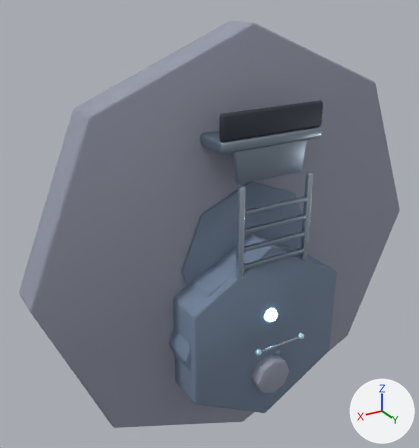
The Blender file assets-source/blender/buildings/sniper_tower.blend as it was, and as the next commit left it.
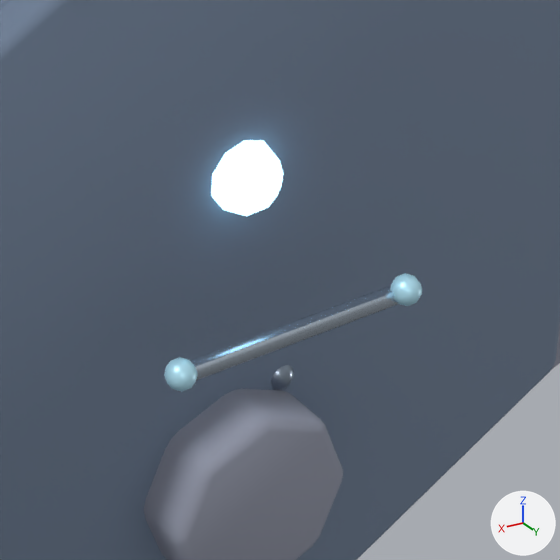
The first picture shows the older version from a camera (50 mm lens) standing at (4.45, 6.59, 5.65) and looking at (0.26, -0.39, 2.16). The close-ups show the older and then the newer version on the part from 54% to 79% of the width and 63% to 86% of the height of that picture. Only the edits that show in the close-ups are written down. Lighting does not change. The marker at lower right points along +X, +Y and +Z.

The first close-up shows 'LOD2_PROXY_base', 'identityLamp', 'plinth', 'serviceBolt.L', 'serviceBolt.R', 'servicePlate' and 3 more.
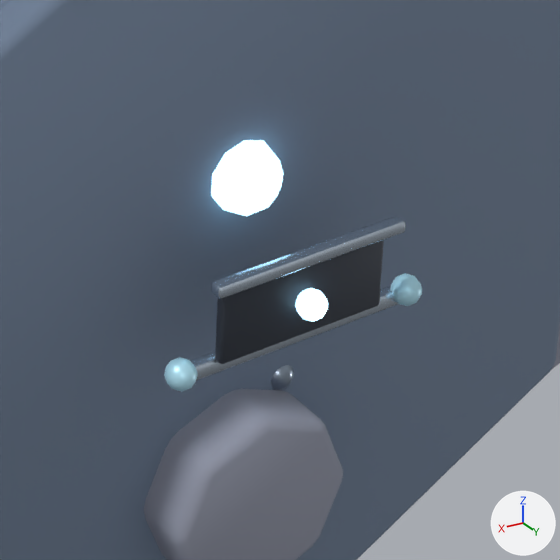
Changed parts and their boxes (x1, y1, x2, y2) in the close-ups (560 x 560 px):
'servicePanelInset', added: after (215, 240, 384, 364)
'servicePanelTrim', added: after (211, 216, 406, 299)
'servicePanelLamp', added: after (295, 288, 328, 322)

The change, as a list of edits to the scene's bpy script:
```text
Add me_icosphere_703:
    me_icosphere_703.from_pydata(...)  # an icosphere of 80 faces spanning x -0.0428..0.0428, y -0.045..0.045, z -0.045..0.045
    me_icosphere_703.polygons.foreach_set('use_smooth', [True] * 80)
    me_icosphere_703.materials.append(mat_mat_sniper_tower_glow)  # cyan #bcedff, glowing cyan #bcedff
Add me_cube_1259:
    me_cube_1259.from_pydata(...)  # a box spanning x -0.31..0.31, y -0.018..0.018, z -0.022..0.022
    me_cube_1259.polygons.foreach_set('use_smooth', [True] * 6)
    me_cube_1259.materials.append(mat_mat_sniper_tower_metallight)  # pale blue #c4d1df
Add me_cube_1258:
    me_cube_1258.from_pydata(...)  # a box spanning x -0.27..0.27, y -0.12..0.12, z -0.018..0.018
    me_cube_1258.polygons.foreach_set('use_smooth', [True] * 6)
    me_cube_1258.materials.append(mat_mat_sniper_tower_dark)  # greyish blue #3f4550
Add ob_servicepanellamp:
    ob_servicepanellamp = bpy.data.objects.new('servicePanelLamp', me_icosphere_703)
    ob_servicepanellamp.parent = ob_buildingroot
    ob_servicepanellamp.location = (0.0, 0.92, -1.2)
    _m = ob_servicepanellamp.modifiers.new('soft bevel', 'BEVEL')
    _m.width = 0.02
    _m.width_pct = 0.02
    _m.segments = 2
Add ob_servicepaneltrim:
    ob_servicepaneltrim = bpy.data.objects.new('servicePanelTrim', me_cube_1259)
    ob_servicepaneltrim.parent = ob_buildingroot
    ob_servicepaneltrim.location = (0.0, 1.06, -1.18)
    _m = ob_servicepaneltrim.modifiers.new('soft bevel', 'BEVEL')
    _m.width = 0.008
    _m.width_pct = 0.008
    _m.segments = 2
Add ob_servicepanelinset:
    ob_servicepanelinset = bpy.data.objects.new('servicePanelInset', me_cube_1258)
    ob_servicepanelinset.parent = ob_buildingroot
    ob_servicepanelinset.location = (0.0, 0.92, -1.15)
    _m = ob_servicepanelinset.modifiers.new('soft bevel', 'BEVEL')
    _m.width = 0.012
    _m.width_pct = 0.012
    _m.segments = 2
```
